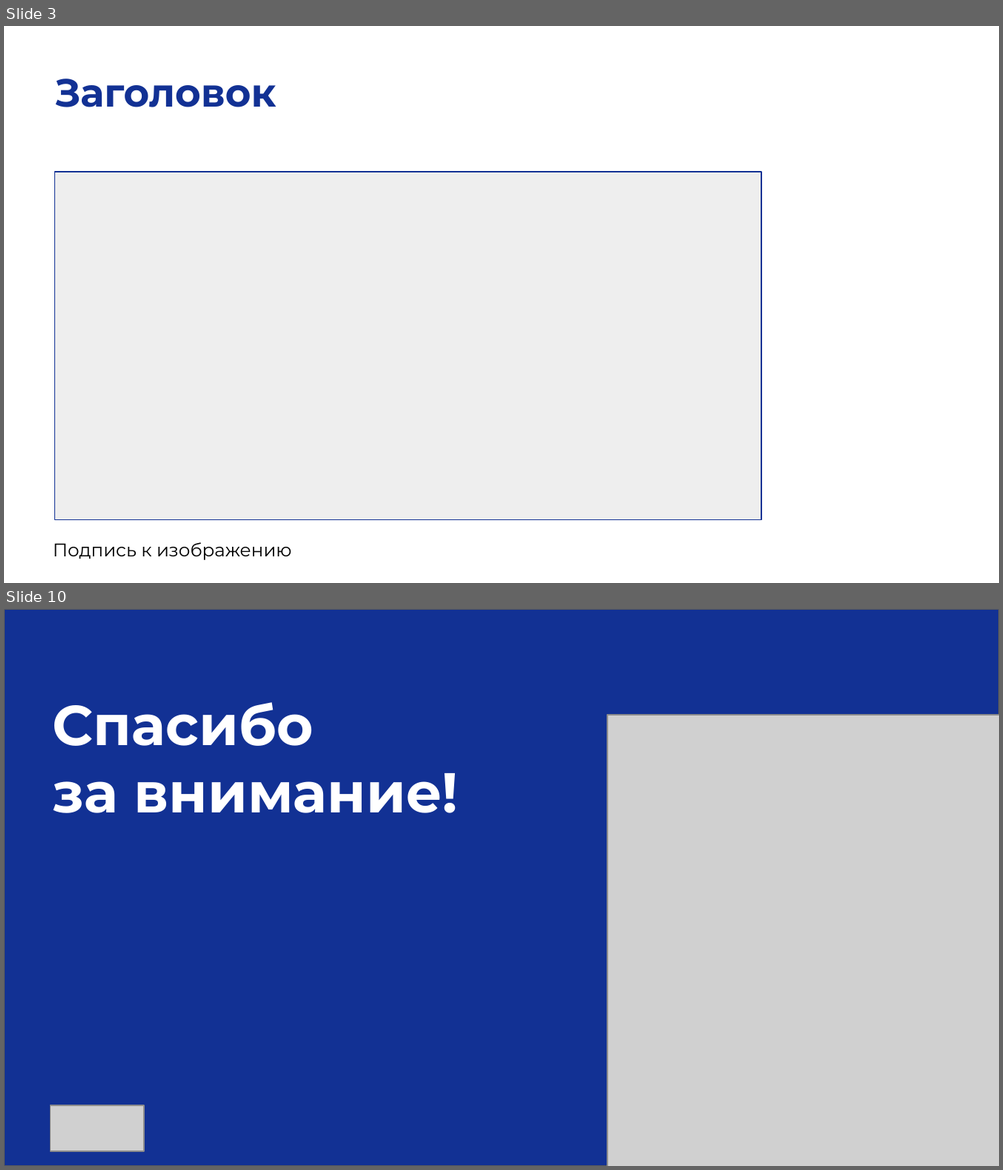
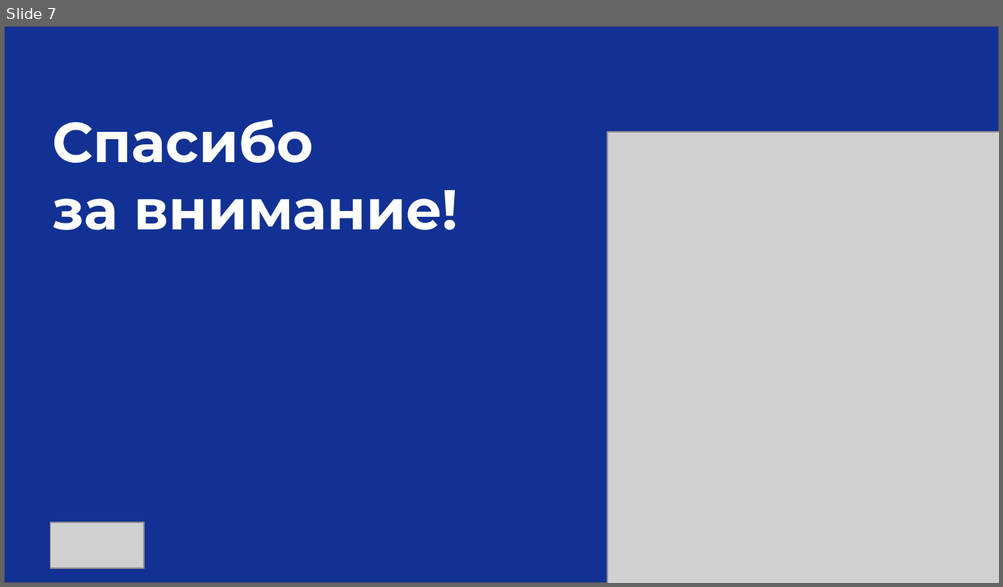
Before and after one commit to katePPkate/Project_Practicum_2025, a slide deck: Checkpoint3_team 20_Ваганов_Валова_Волык.pptx. Shown one above the other, each under a label of ours: slides 3 and 10 before the commit, slide 7 after it; the slides between them are not shown. The pictures are 1003x1170 and 1003x587 pixels, drawn with LibreOffice and Linux fonts; fonts in the diff are those of the drawing; grey boxes stand for pictures. Boxes give left, top, right and bottom in pixels: in the first picture for what was removed or moved away, otherwise in the second. Text is boxed around its words. In the diff, an @@ line names an element or a change of style, - is before the commit and + after.

```diff
--- a/Checkpoint3_team 20_Ваганов_Валова_Волык.pptx
+++ b/Checkpoint3_team 20_Ваганов_Валова_Волык.pptx
@@ slide 3 removed at [4, 26, 999, 583], background #FFFFFF @@
@@ text removed at [55, 79, 276, 107] @@
-Заголовок
@@ rectangle removed at [54, 172, 761, 520] @@
@@ text removed at [53, 543, 292, 560] @@
-Подпись к изображению
@@ what was slide 10 is now slide 7 @@
```
Also in this commit, not shown: 1 slide changed, 5 slides added, 7 other slides removed, 3 other files.
